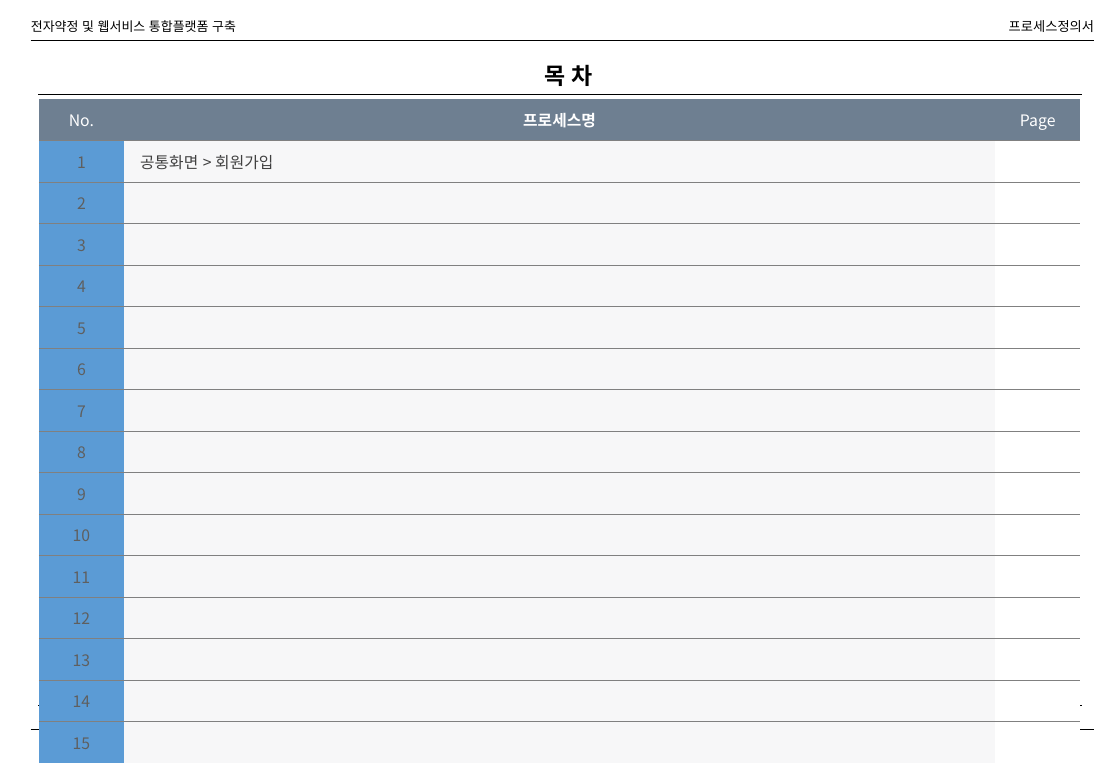
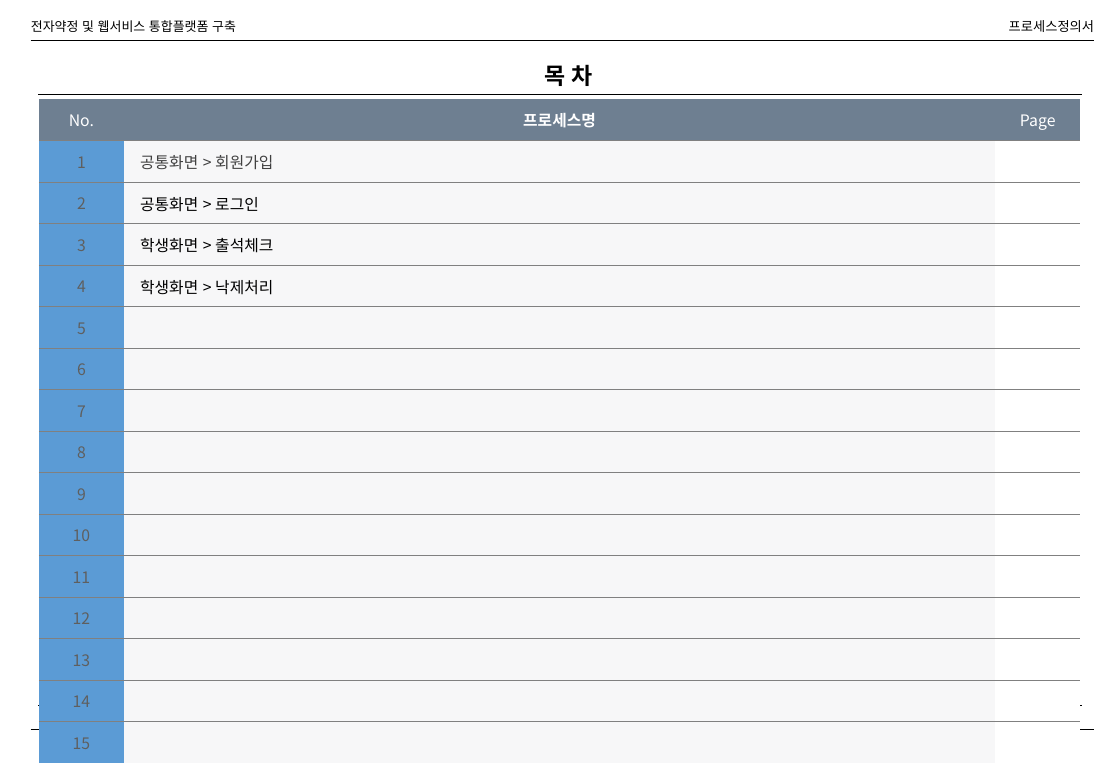
Before and after one commit to lgt9875/Idino-Project, a slide deck: slide 3 of DS01_프로세스정의서_v1.0.pptx. Drawn at 1120x775 pixels with LibreOffice and Linux fonts; fonts in the diff are those of the drawing; background and template pictures are left out. Boxes give left, top, right and bottom in pixels: in the first picture for what was removed or moved away, otherwise in the second. Text is boxed around its words. In the diff, an @@ line names an element or a change of style, - is before the commit and + after.

```diff
--- a/DS01_프로세스정의서_v1.0.pptx
+++ b/DS01_프로세스정의서_v1.0.pptx
@@ table at box(39, 99, 1081, 753) @@
-row 3, column 2: 
+row 3, column 2: 공통화면 > 로그인
-row 4, column 2: 
+row 4, column 2: 학생화면 > 출석체크
-row 5, column 2: 
+row 5, column 2: 학생화면 > 낙제처리
```
Also in this commit, not shown: 5 other slides changed, 1 other file.
